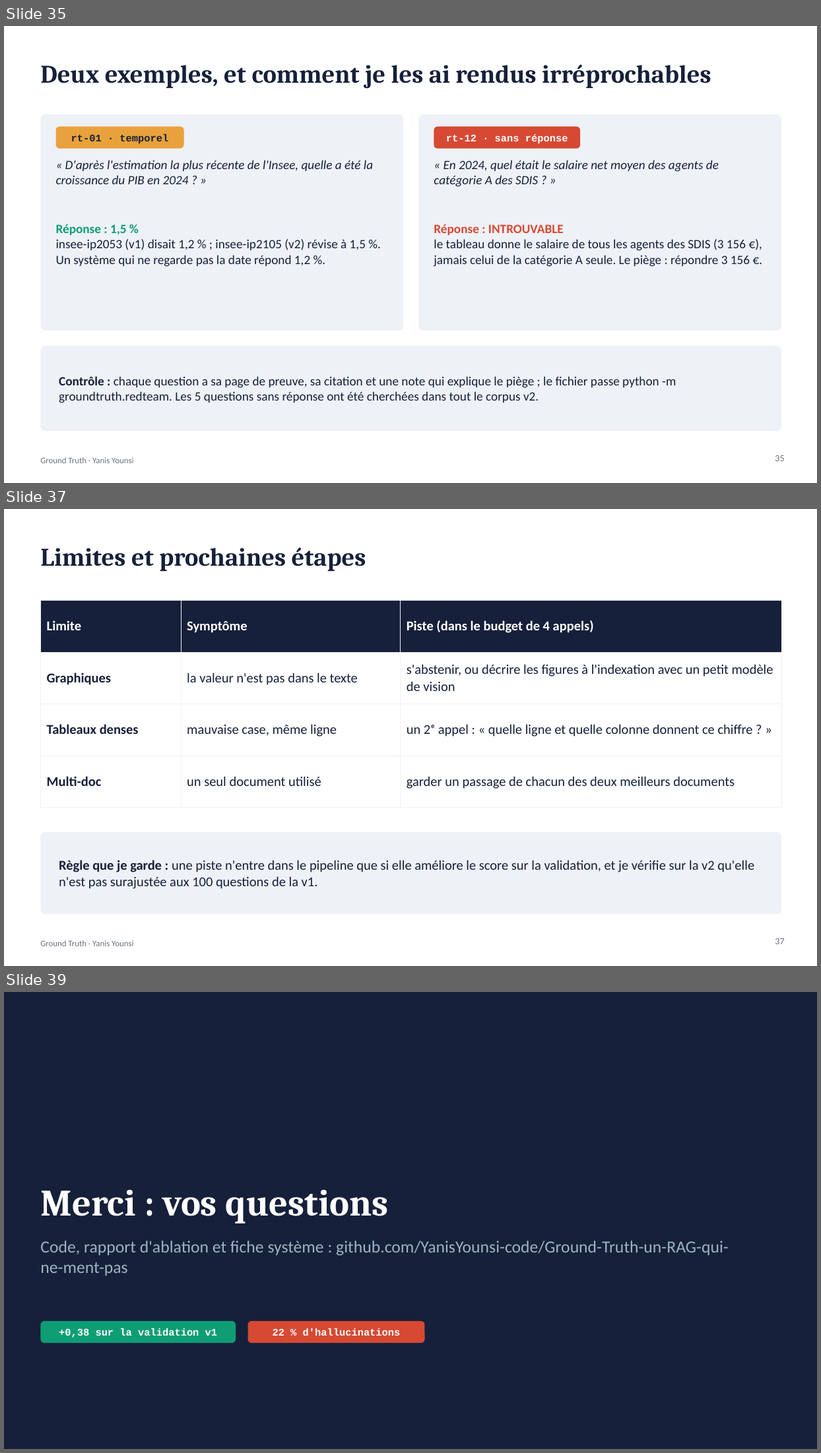
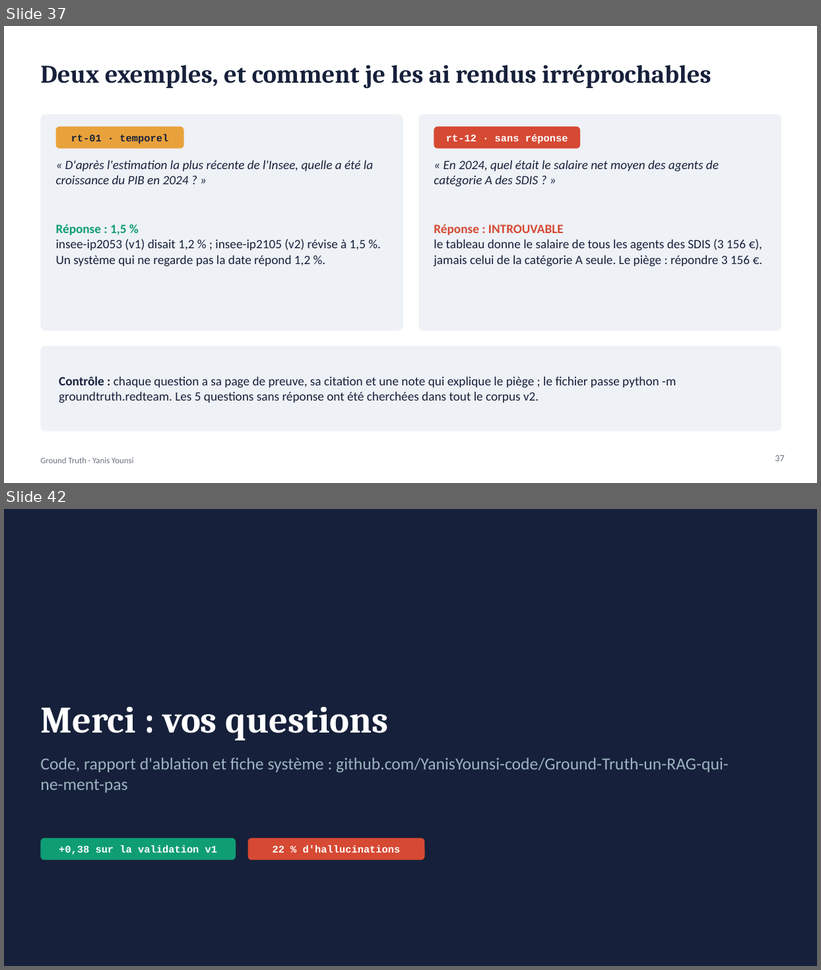
Before and after one commit to YanisYounsi-code/Ground-Truth-un-RAG-qui-ne-ment-pas, a slide deck: soutenance/soutenance_ground_truth.pptx. Shown one above the other, each under a label of ours: slides 35, 37 and 39 before the commit, slides 37 and 42 after it; the slides between them are not shown. The pictures are 821x1453 and 821x970 pixels, drawn with LibreOffice and Linux fonts; fonts in the diff are those of the drawing. Boxes give left, top, right and bottom in pixels: in the first picture for what was removed or moved away, otherwise in the second. Text is boxed around its words. In the diff, an @@ line names an element or a change of style, - is before the commit and + after.

```diff
--- a/soutenance/soutenance_ground_truth.pptx
+++ b/soutenance/soutenance_ground_truth.pptx
@@ slide 37 removed at [4,509,817,966], background #FFFFFF; not listed: 1 template element that a slide beside it also shows @@
@@ title removed at [40,547,366,571] @@
-Limites et prochaines étapes
@@ table removed at [40,601,781,791], 4 rows, 3 columns @@
-Limite | Symptôme | Piste (dans le budget de 4 appels)
-Graphiques | la valeur n'est pas dans le texte | s'abstenir, ou décrire les figures à l'indexation avec un petit modèle de vision
-Tableaux denses | mauvaise case, même ligne | un 2ᵉ appel : « quelle ligne et quelle colonne donnent ce chiffre ? »
-Multi-doc | un seul document utilisé | garder un passage de chacun des deux meilleurs documents
@@ rounded rectangle removed at [40,832,781,915] @@
@@ text removed at [59,860,754,889] @@
-Règle que je garde : une piste n'entre dans le pipeline que si elle améliore le score sur la validation, et je vérifie sur la v2 qu'elle n'est pas surajustée aux 100 questions de la v1.
@@ page number removed at [775,939,784,945] @@
-37
@@ what was slide 35 is now slide 37 @@
@@ page number at [775,456,784,462]: text changed @@
-35
+37
@@ what was slide 39 is now slide 42 @@
```
Also in this commit, not shown: 12 slides changed, 5 slides added, 1 other slide removed.
